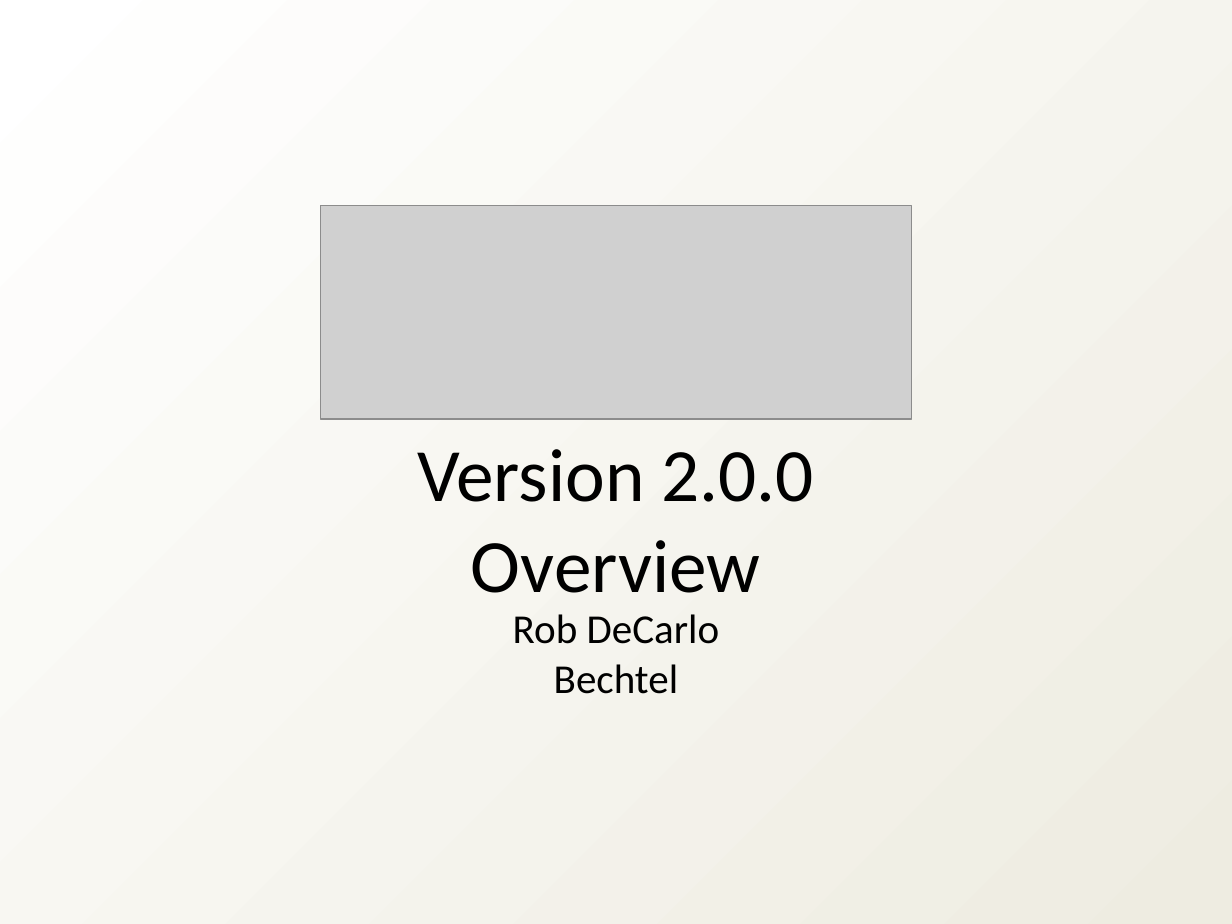
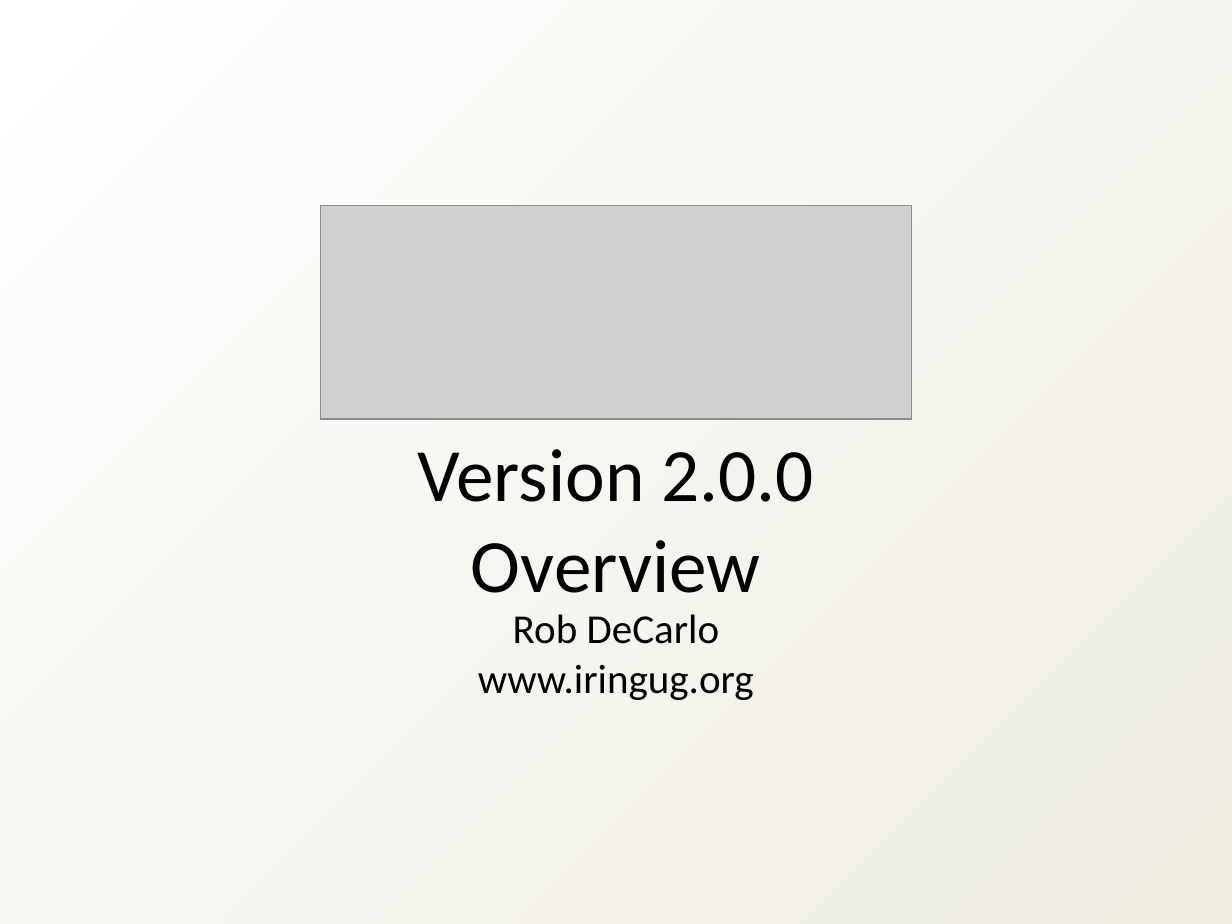
Before and after one commit to heyena/iring-tools, a slide deck: slide 1 of branches/2.0.x/Documentation/iRINGTools_Overview_v2.0.0.ppt. Drawn at 1232x924 pixels with LibreOffice and Linux fonts; fonts in the diff are those of the drawing; grey boxes stand for pictures. Boxes give left, top, right and bottom in pixels: in the first picture for what was removed or moved away, otherwise in the second. Text is boxed around its words. In the diff, an @@ line names an element or a change of style, - is before the commit and + after.

```diff
--- a/branches/2.0.x/Documentation/iRINGTools_Overview_v2.0.0.ppt
+++ b/branches/2.0.x/Documentation/iRINGTools_Overview_v2.0.0.ppt
@@ subtitle at (478,664,754,700): text changed @@
-Bechtel
+www.iringug.org
```
Also in this commit, not shown: 10 other slides changed, 4 slides added, 4 slides removed, 2 other files.
